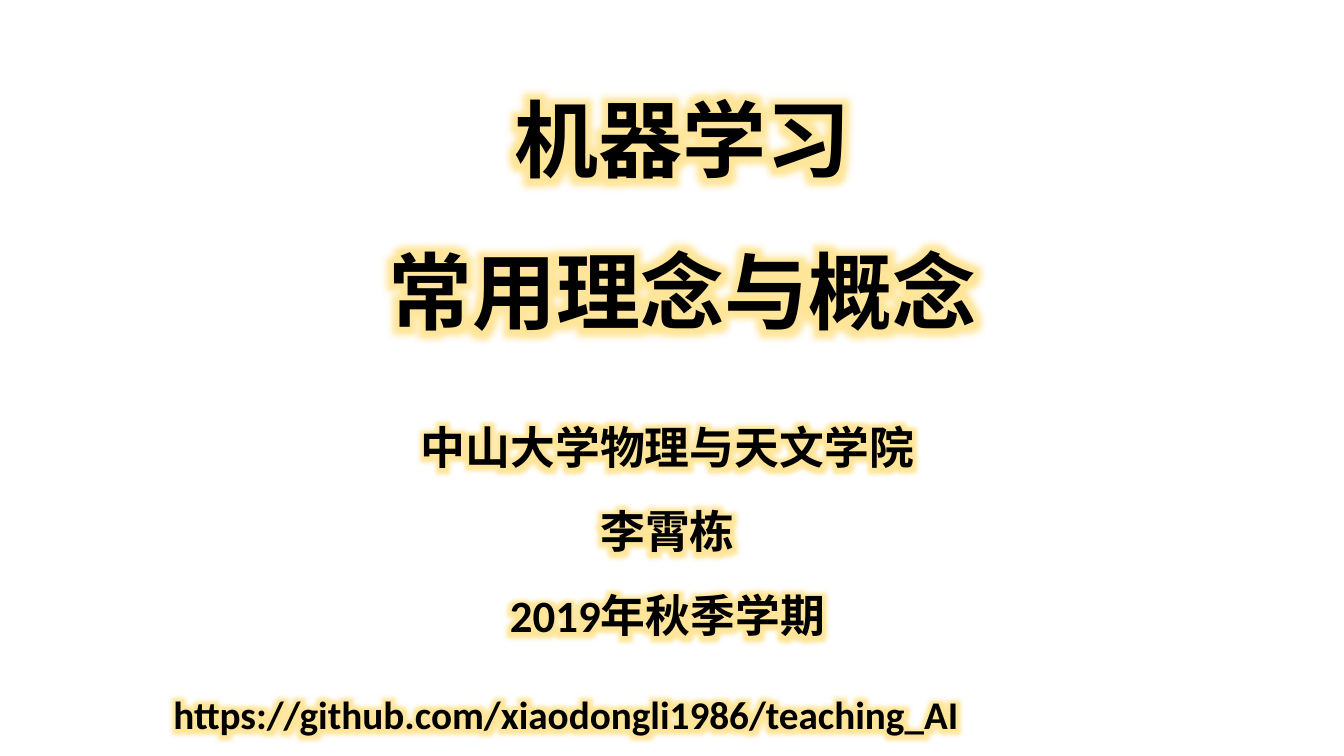
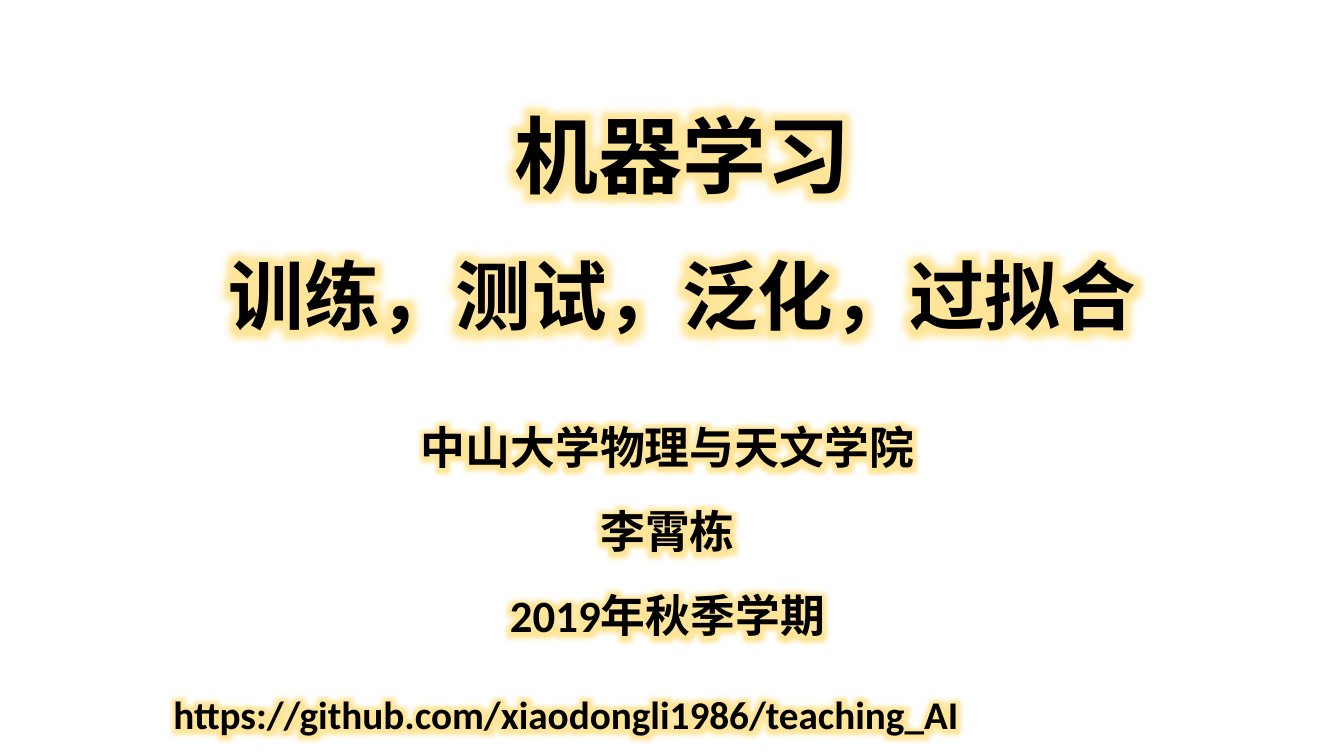
Before and after one commit to xiaodongli1986/teaching_AI, a slide deck: slide 1 of week5_ml_concepts.pptx. Drawn at 1344x756 pixels with LibreOffice and Linux fonts; fonts in the diff are those of the drawing; background and template pictures are left out. Boxes give left, top, right and bottom in pixels: in the first picture for what was removed or moved away, otherwise in the second. Text is boxed around its words. In the diff, an @@ line names an element or a change of style, - is before the commit and + after.

```diff
--- a/week5_ml_concepts.pptx
+++ b/week5_ml_concepts.pptx
@@ title at [229,102,1136,343]: text changed; size 60 to 54 pt @@
-机器学习
-常用理念与概念
+机器学习
+训练，测试，泛化，过拟合
```
Also in this commit, not shown: 3 slides added, 1 slide removed, 1 other file.
